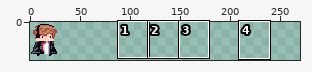
File history of a sprite sheet, Assets/Images/robert.png. Above: a wide view before the commit, with the close-up outlined.
Close-up. First the earlier version:
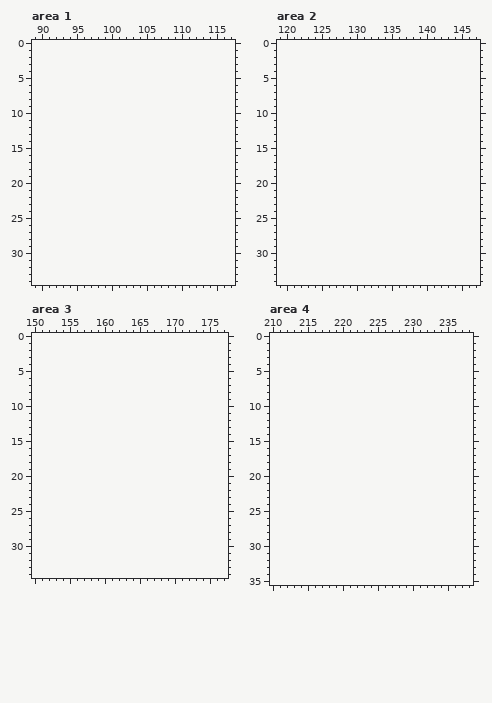
The file is 30x40 pixels. Shown: area 1: x 89..117, y 0..34; area 2: x 119..147, y 0..34; area 3: x 150..177, y 0..34; area 4: x 210..238, y 0..35. The old version is drawn lined up with the new one, on the new canvas. The wide view leaves out empty margins. The commit also changed other parts of the picture, which this record leaves out.
The result:
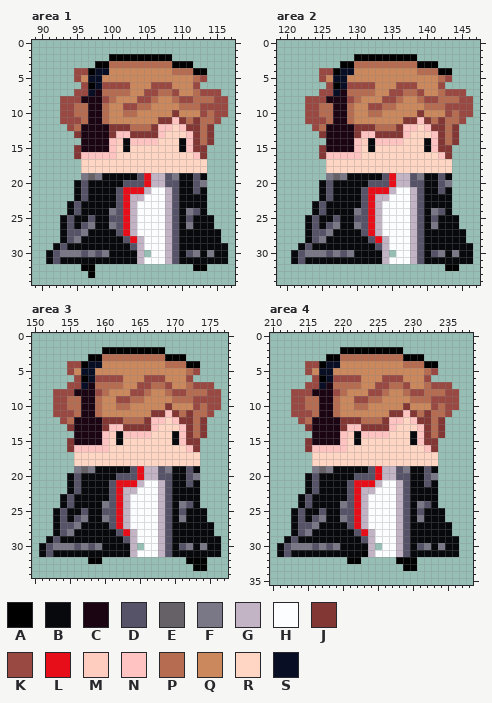
Palette (. is transparent): A #000000  B #08090c  C #1c0513  D #565268  E #666166  F #7a7886  G #c2b4c4  H #fcfdff  J #833734  K #994942  L #e80e19  M #fecdbf  N #ffc3c2  P #b56c51  Q #cc885d  R #ffd5c4  S #080e23
Difference:
canvas 30x40 -> 270x40
Changed rows in their new state; - is an unchanged pixel.
Area 1:
first column x 91:
 2 ---------AAAAAAAAA--------
 3 -------AAPPPPPPPPPAAA-----
 4 ----KKASSQQQQQQQQQPPPAA---
 5 ----KQSSQQQQQQQQQQQQQPK---
 6 -----KASKKKKQQQKKKQQQK----
 7 ----KKSCPPPPQQKKPPKQQPKKK-
 8 --KKKCCCKPQQQKKPQQPKKPPPKK
 9 --KKPPCCPQQKKPPQQQQPPPKKKK
10 --KKPPCCPQQPPQQQQQJQQQKPKK
11 --KKKPCCPQQQQQQQJJNJPJPPK-
12 ---KPCCCCJJJPPPJNNRNJJPJ--
13 ----JCCCCJNNJJJJNRRRNJPJ--
14 -----CCCCNMBNNNNRRRBNJPJ--
15 ----JCCCCNRBRRRRRRRBNJJ---
16 ----JNNNNNRRRRRRRRRRRNJ---
17 -----RRRRRRRRRRRRRRRRRR---
18 -----RRRRRRRRRRRRRRRRRR---
19 -----FEFBBBBBDLGGDFBBDB---
20 ----BDBBBBBDDDLGGDDBBDF---
21 ----BDBBBBDLLLGHHGDBBDB---
22 ----BDBBBBDLGGHHHGDBBBB---
23 ---BDBBBBBDLGHHHHGDBBBB---
24 ---BDBBBBFDLGHHHHGDBFDB---
25 --BDBBDBBDDLGHHHHGDBDBBB--
26 --BDBDFBBFDLGHHHHGDBFBBB--
27 --BDDFBBBBDLGHHHHGDBBBBBB-
28 --BDFBBBBBBDLGHHHGDBBBBBB-
29 -BDBBBBBBBBBDGHHHGDBBBBBBB
30 BDFFFDFDFBBBBG-HHGDBDFBFBB
31 BDBBBBBBBBBBBGHHHGDBBBBBBB
32 -----AA--------------AA---
33 ------A-------------------
Area 2:
first column x 121:
 2 ---------AAAAAAAAA--------
 3 -------AAPPPPPPPPPAAA-----
 4 ----KKASSQQQQQQQQQPPPAA---
 5 ----KQSSQQQQQQQQQQQQQPK---
 6 -----KASKKKKQQQKKKQQQK----
 7 ----KKSCPPPPQQKKPPKQQPKKK-
 8 --KKKCCCKPQQQKKPQQPKKPPPKK
 9 --KKPPCCPQQKKPPQQQQPPPKKKK
10 --KKPPCCPQQPPQQQQQJQQQKPKK
11 --KKKPCCPQQQQQQQJJNJPJPPK-
12 ---KPCCCCJJJPPPJNNRNJJPJ--
13 ----JCCCCJNNJJJJNRRRNJPJ--
14 -----CCCCNMBNNNNRRRBNJPJ--
15 ----JCCCCNRBRRRRRRRBNJJ---
16 ----JNNNNNRRRRRRRRRRRNJ---
17 -----RRRRRRRRRRRRRRRRRR---
18 -----RRRRRRRRRRRRRRRRRR---
19 -----FEFBBBBBDLGGDFBBDB---
20 ----BDBBBBBDDDLGGDDBBDF---
21 ----BDBBBBDLLLGHHGDBBDB---
22 ----BDBBBBDLGGHHHGDBBBB---
23 ---BDBBBBBDLGHHHHGDBBBB---
24 ---BDBBBBFDLGHHHHGDBFDB---
25 --BDBBDBBDDLGHHHHGDBDBBB--
26 --BDBDFBBFDLGHHHHGDBFBBB--
27 --BDDFBBBBDLGHHHHGDBBBBBB-
28 --BDFBBBBBBDLGHHHGDBBBBBB-
29 -BDBBBBBBBBBDGHHHGDBBBBBBB
30 BDFFFDFDFBBBBG-HHGDBDFBFBB
31 BDBBBBBBBBBBBGHHHGDBBBBBBB
32 ----------------------AA--
Area 3:
first column x 151:
 2 ---------AAAAAAAAA--------
 3 -------AAPPPPPPPPPAAA-----
 4 ----KKASSQQQQQQQQQPPPAA---
 5 ----KQSSQQQQQQQQQQQQQPK---
 6 -----KASKKKKQQQKKKQQQK----
 7 ----KKSCPPPPQQKKPPKQQPKKK-
 8 --KKKCCCKPQQQKKPQQPKKPPPKK
 9 --KKPPCCPQQKKPPQQQQPPPKKKK
10 --KKPPCCPQQPPQQQQQJQQQKPKK
11 --KKKPCCPQQQQQQQJJNJPJPPK-
12 ---KPCCCCJJJPPPJNNRNJJPJ--
13 ----JCCCCJNNJJJJNRRRNJPJ--
14 -----CCCCNMBNNNNRRRBNJPJ--
15 ----JCCCCNRBRRRRRRRBNJJ---
16 ----JNNNNNRRRRRRRRRRRNJ---
17 -----RRRRRRRRRRRRRRRRRR---
18 -----RRRRRRRRRRRRRRRRRR---
19 -----FEFBBBBBDLGGDFBBDB---
20 ----BDBBBBBDDDLGGDDBBDF---
21 ----BDBBBBDLLLGHHGDBBDB---
22 ----BDBBBBDLGGHHHGDBBBB---
23 ---BDBBBBBDLGHHHHGDBBBB---
24 ---BDBBBBFDLGHHHHGDBFDB---
25 --BDBBDBBDDLGHHHHGDBDBBB--
26 --BDBDFBBFDLGHHHHGDBFBBB--
27 --BDDFBBBBDLGHHHHGDBBBBBB-
28 --BDFBBBBBBDLGHHHGDBBBBBB-
29 -BDBBBBBBBBBDGHHHGDBBBBBBB
30 BDFFFDFDFBBBBG-HHGDBDFBFBB
31 BDBBBBBBBBBBBGHHHGDBBBBBBB
32 -------AA------------AAA--
33 ----------------------AA--
Area 4:
first column x 211:
 2 ---------AAAAAAAAA--------
 3 -------AAPPPPPPPPPAAA-----
 4 ----KKASSQQQQQQQQQPPPAA---
 5 ----KQSSQQQQQQQQQQQQQPK---
 6 -----KASKKKKQQQKKKQQQK----
 7 ----KKSCPPPPQQKKPPKQQPKKK-
 8 --KKKCCCKPQQQKKPQQPKKPPPKK
 9 --KKPPCCPQQKKPPQQQQPPPKKKK
10 --KKPPCCPQQPPQQQQQJQQQKPKK
11 --KKKPCCPQQQQQQQJJNJPJPPK-
12 ---KPCCCCJJJPPPJNNRNJJPJ--
13 ----JCCCCJNNJJJJNRRRNJPJ--
14 -----CCCCNMBNNNNRRRBNJPJ--
15 ----JCCCCNRBRRRRRRRBNJJ---
16 ----JNNNNNRRRRRRRRRRRNJ---
17 -----RRRRRRRRRRRRRRRRRR---
18 -----RRRRRRRRRRRRRRRRRR---
19 -----FEFBBBBBDLGGDFBBDB---
20 ----BDBBBBBDDDLGGDDBBDF---
21 ----BDBBBBDLLLGHHGDBBDB---
22 ----BDBBBBDLGGHHHGDBBBB---
23 ---BDBBBBBDLGHHHHGDBBBB---
24 ---BDBBBBFDLGHHHHGDBFDB---
25 --BDBBDBBDDLGHHHHGDBDBBB--
26 --BDBDFBBFDLGHHHHGDBFBBB--
27 --BDDFBBBBDLGHHHHGDBBBBBB-
28 --BDFBBBBBBDLGHHHGDBBBBBB-
29 -BDBBBBBBBBBDGHHHGDBBBBBBB
30 BDFFFDFDFBBBBG-HHGDBDFBFBB
31 BDBBBBBBBBBBAGHHHGDBBBBBBB
32 ----------AA-----AAA------
33 ------------------AA------
Boxes around the changes in both close-ups, in picture pixels (x1, y1, x2, y2):
added: (46, 54, 228, 278)
added: (291, 54, 473, 271)
added: (39, 347, 221, 571)
added: (277, 347, 459, 571)
